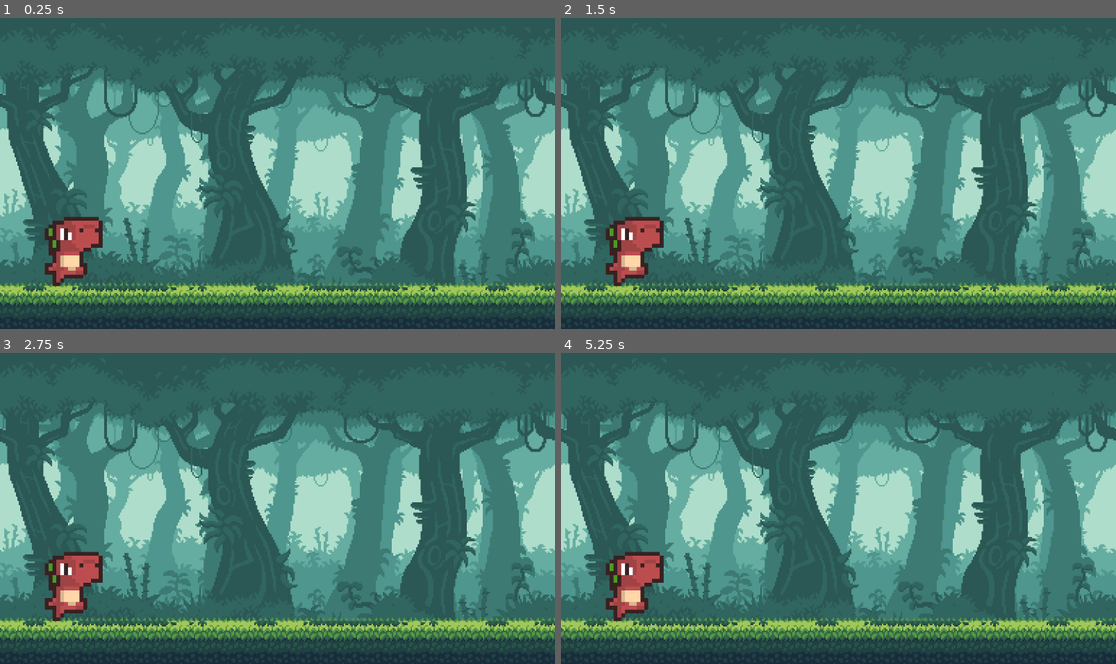
Above: before the commit, frames 1-4 (two rows, left to right).
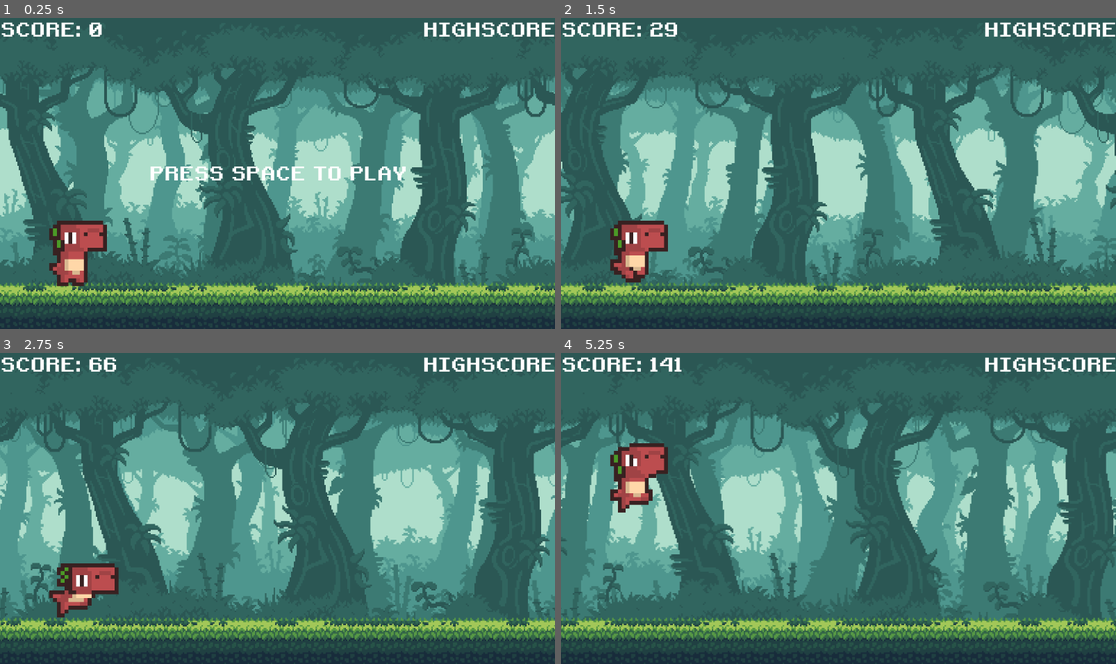
Above: after the commit, the same moments.

Repository: DdeHoog/bit-crab-beat
Game: Godot game, scene res://scenes/main.tscn
The game is run twice, just before and just after one commit, with the same random seed, the same clock (stepped at 60 frames per second) and the same inputs.
Inputs:
- Up to frame 1 (0.25 s): no input
- Up to frame 2 (1.5 s): tap Space (Jump) at 0.5, 0.77 s; hold Enter (ui_accept) 0.53-1.28 s; tap Enter (ui_accept) at 1.35 s
- Up to frame 3 (2.75 s): tap Space (Jump) at 1.52 s; hold S (Down) from 2.03 s (still down); hold Enter (ui_accept) from 2.03 s (still down)
- Up to frame 4 (5.25 s): release S (Down) at 2.78 s; release Enter (ui_accept) at 2.78 s; tap Enter (ui_accept) at 2.85, 4.35 s; tap Space (Jump) at 3.02, 3.77, 4.52 s; hold Enter (ui_accept) 3.53-4.28 s; hold S (Down) 4.28-5.03 s; hold Enter (ui_accept) from 5.03 s (still down)

The runs differ from the first frame. In frame 1, 3.4% of the frame differs, in the area x 0-100%, y 1-87%; in frame 2, 42%; in frame 3, 48%; in frame 4, 52%, in the area x 0-100%, y 1-93%.
Error before the commit: Invalid access to property or key 'game_running' on a base object of type 'Node'. (res://scripts/crab.gd:11)

Commit message:
Added HUD, connected to player input. Scoring and variable speed as well
Speed and score currently work but wonky, tied to delta right now since im running high fps and things escalate quickly like that.
Needs another solution eventually

Diff:
--- /dev/null
+++ b/scenes/hud.tscn
@@ -0,0 +1,45 @@
+[gd_scene load_steps=2 format=3 uid="uid://bpunnmdbrunrw"]
+
+[ext_resource type="FontFile" uid="uid://s15272omc2m3" path="res://assets/fonts/retro.ttf" id="1_ahhtf"]
+
+[node name="HUD" type="CanvasLayer"]
+
+[node name="ScoreLabel" type="Label" parent="."]
+offset_right = 155.0
+offset_bottom = 51.0
+theme_override_fonts/font = ExtResource("1_ahhtf")
+theme_override_font_sizes/font_size = 40
+text = "SCORE"
+horizontal_alignment = 1
+vertical_alignment = 1
+
+[node name="StartLabel" type="Label" parent="."]
+anchors_preset = 8
+anchor_left = 0.5
+anchor_top = 0.5
+anchor_right = 0.5
+anchor_bottom = 0.5
+offset_left = -267.5
+offset_top = -25.5
+offset_right = 267.5
+offset_bottom = 25.5
+grow_horizontal = 2
+grow_vertical = 2
+theme_override_fonts/font = ExtResource("1_ahhtf")
+theme_override_font_sizes/font_size = 40
+text = "PRESS SPACE TO PLAY"
+horizontal_alignment = 1
+vertical_alignment = 1
+
+[node name="HighscoireLabel" type="Label" parent="."]
+anchors_preset = 1
+anchor_left = 1.0
+anchor_right = 1.0
+offset_left = -155.0
+offset_bottom = 51.0
+grow_horizontal = 0
+theme_override_fonts/font = ExtResource("1_ahhtf")
+theme_override_font_sizes/font_size = 40
+text = "HIGHSCORE"
+horizontal_alignment = 1
+vertical_alignment = 1
--- a/scenes/main.tscn
+++ b/scenes/main.tscn
@@ -1,14 +1,14 @@
-[gd_scene load_steps=6 format=3 uid="uid://fyslyx0wbxu4"]
+[gd_scene load_steps=7 format=3 uid="uid://fyslyx0wbxu4"]
 
 [ext_resource type="PackedScene" uid="uid://4mytnumcpbra" path="res://scenes/bg.tscn" id="1_sugp2"]
+[ext_resource type="Script" uid="uid://rqnpqcj43e85" path="res://scripts/main.gd" id="1_tbgi4"]
 [ext_resource type="PackedScene" uid="uid://0hq8euhl8fk1" path="res://scenes/ground.tscn" id="2_jyhfs"]
 [ext_resource type="PackedScene" uid="uid://dq5kitkbpxa6u" path="res://scenes/crab.tscn" id="3_tbgi4"]
 [ext_resource type="AudioStream" uid="uid://cfe5gywm1hiou" path="res://assets/audio/B1T_First Level_D_04IV25@NAGA.ogg" id="5_tefeu"]
-
-[sub_resource type="GDScript" id="GDScript_jyhfs"]
+[ext_resource type="PackedScene" uid="uid://bpunnmdbrunrw" path="res://scenes/hud.tscn" id="6_tefeu"]
 
 [node name="Main" type="Node"]
-script = SubResource("GDScript_jyhfs")
+script = ExtResource("1_tbgi4")
 
 [node name="Bg" parent="." instance=ExtResource("1_sugp2")]
 
@@ -24,3 +24,5 @@
 stream = ExtResource("5_tefeu")
 autoplay = true
 parameters/looping = true
+
+[node name="HUD" parent="." instance=ExtResource("6_tefeu")]
--- /dev/null
+++ b/scripts/main.gd
@@ -0,0 +1,67 @@
+extends Node
+
+#game variables
+const CRAB_START_POS := Vector2i(150, 485) #hardcoded start position of playersprite
+const CAM_START_POS := Vector2i(576, 324) #middle of gamescreen - adjust later to match viewport!
+const START_SPEED : float = 500.0 #Starting off speed
+const MAX_SPEED : int = 1000 #Define a max speed, incase we increase speed overtime, added limit.
+const SPEED_MODIFIER := 50000 #Needed to divide speed to not go giga fast in 2 sec - temp fix, remove later?
+const SCORE_MODIFIER := 1000 #Needed to divide the score to keep numbers reasonable - temp fix, remove later.
+var speed : int #allows for playerspeed to vary based on lvl/score/time
+var screen_size : Vector2i #prep variable for screensize
+var score : int #variable to keep track of score
+var game_running : bool #boolean to see if game is running or not
+
+
+func new_game():#called upon each new game start
+	#reset variables
+	score = 0 #set score back to 0 for the new game
+	show_score() #displays score even before game start
+	game_running = false #prevent game autostarting
+
+	#To reset all the nodes back to the start
+	$Crab.position = CRAB_START_POS #reset crab to starting position
+	$Crab.velocity = Vector2i(0, 0) #Set speed to 0 in both x and y direction.
+	$Camera2D.position = CAM_START_POS #reset cam back to start position
+	$Ground.position = Vector2i(0, 0) #reset ground to starting position; center of gamewindow
+	#Ground.position might need adjustment if we change cam/gamewindow to viewport instead of default window.
+
+	#reset hud
+	$HUD.get_node("StartLabel").show()
+
+# Called when the node enters the scene tree for the first time.
+func _ready() -> void:
+	screen_size = get_window().size #get the window size, for ground scrolling
+	new_game()
+
+
+# Called every frame. 'delta' is the elapsed time since the previous frame.
+func _process(delta):
+	if game_running:#if boolean is true from player input, run game.
+		speed = START_SPEED + score / SPEED_MODIFIER #startspeed + score, increases speed overtime
+		if speed > MAX_SPEED: #prevent speed from rising indefinitely
+				speed = MAX_SPEED
+
+		#Movement of crab and camera
+		#Adding speed value to x-axis of camera and crab to move them along, per frame/delta
+		$Crab.position.x += speed * delta #Had to add delta to speed, at 180fps speed would go insane.
+		$Camera2D.position.x += speed * delta
+
+		#Updating score
+		score += speed #add speed as score counter, it goes fast on high fps -need to find another way for this
+		show_score()
+		#Adjust score to take into account destroyed obstacles and time spent running?
+
+		#Ground position updating
+		#If camera position about to overtake ground, shift ground on x-axis at width of screen.
+		#This basically puts the ground node at the right end of the current ground, which just loops it
+		if $Camera2D.position.x - $Ground.position.x > screen_size.x * 1.5:
+			$Ground.position.x += screen_size.x
+	else:
+		if Input.is_action_pressed("ui_accept"):#if game not running wait for player input.
+				game_running = true
+				$HUD.get_node("StartLabel").hide()
+
+func show_score():
+	#Get the scorelabel from the hud scene,
+	$HUD.get_node("ScoreLabel").text = "SCORE: " + str(score / SCORE_MODIFIER)
Not shown, added: scripts/main.gd.uid
